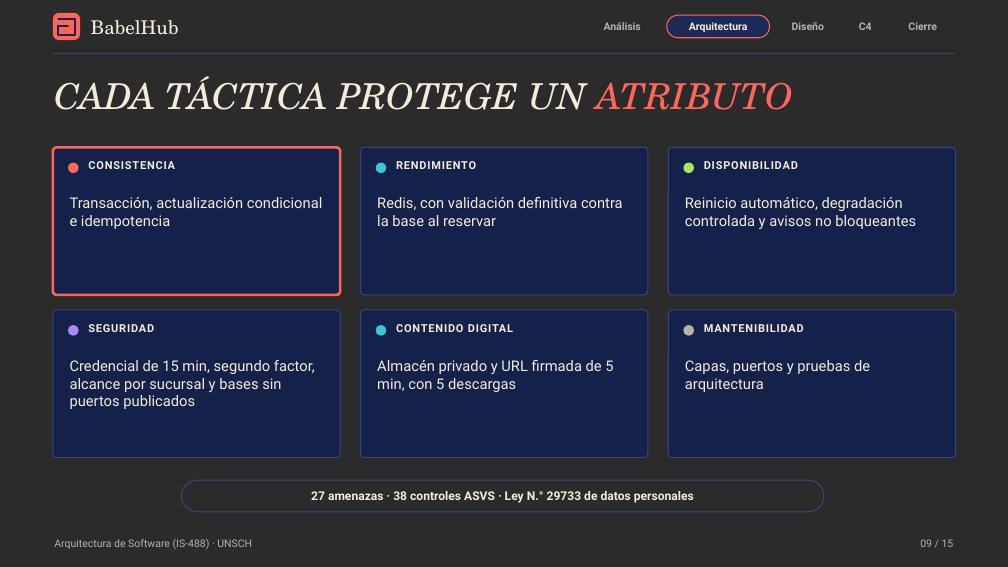
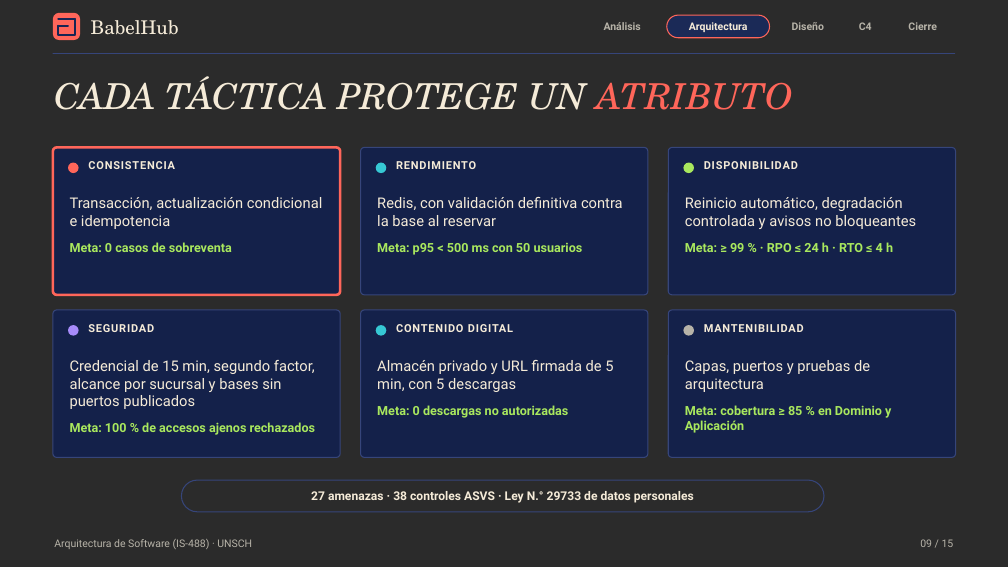
Before and after one commit to P35C4D0R4B1050/BabelHub, a slide deck: slide 9 of docs/BabelHub_Exposicion.pptx. Drawn at 1008x567 pixels with LibreOffice and Linux fonts; fonts in the diff are those of the drawing; background and template pictures are left out; a plain dark background stands for a picture behind light text. Boxes give left, top, right and bottom in pixels: in the first picture for what was removed or moved away, otherwise in the second. Text is boxed around its words. In the diff, an @@ line names an element or a change of style, - is before the commit and + after.

```diff
--- a/docs/BabelHub_Exposicion.pptx
+++ b/docs/BabelHub_Exposicion.pptx
@@ text at [70,242,232,252]: paragraph added @@
+Meta: 0 casos de sobreventa
@@ text at [377,243,583,255]: paragraph added @@
+Meta: p95 < 500 ms con 50 usuarios
@@ text at [685,242,893,252]: paragraph added @@
+Meta: ≥ 99 % · RPO ≤ 24 h · RTO ≤ 4 h
@@ text at [377,405,568,418]: paragraph added @@
+Meta: 0 descargas no autorizadas
@@ text at [685,405,891,433]: paragraph added @@
+Meta: cobertura ≥ 85 % en Dominio y Aplicación
@@ text at [70,422,315,435]: paragraph added @@
+Meta: 100 % de accesos ajenos rechazados
```
Also in this commit, not shown: 5 other slides changed.
